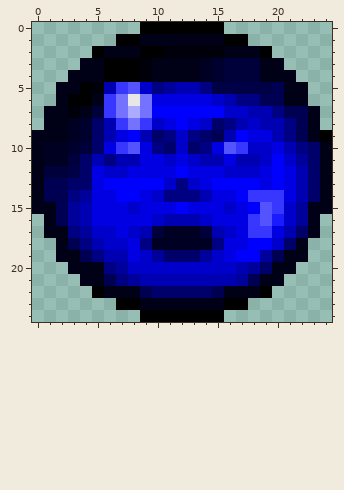
Edited in one commit: pixel-art sprite (Sprites/Pickups/PowerUps/SoulSphere/SOULC0.png). The picture above is the old version.
The file is 25x25 pixels.
And afterwards:
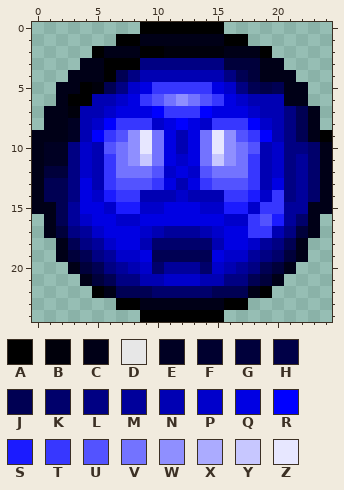
Palette (. is transparent): A #000000  B #00000b  C #000017  D #e7e7e7  E #000023  F #00002f  G #00003b  H #000047  J #000053  K #00006b  L #000083  M #00009b  N #0000b3  P #0000cb  Q #0000e3  R #0000ff  S #1b1bff  T #3737ff  U #5353ff  V #7373ff  W #8f8fff  X #ababff  Y #c7c7ff  Z #e7e7ff
What changed:
Changed rows in their new state; - is an unchanged pixel.
first column x 2:
 3 -------LLLLLLL-------
 4 -----JLNNNNNNNLJ-----
 5 ----JLPQTTTTTQPLJ----
 6 ---NNPQTUVWVUTQPNNN--
 7 --NNPQQQ-TTT-QQQP-NL-
 8 --NPR-T------TTTRP---
 9 --NRTUWZVQNQVZWUTR---
10 -LPNUVWZVQNQVZWVUNPL-
11 -LP-TVWYVQPQVYWVTNPL-
12 -LPNTVVVUPQPUVVVTNPLM
13 -LQNTUUUTQNQTUUUTNQLM
14 --QPSTTNNNPN-NTTSP-LM
15 --Q-PSSPP-Q-PPSSPT-M-
16 --P--PP-QQQQQ-PP---MK
17 G---Q-QPNMMMNPQ---NLG
18 ---M-Q-NKKKKKN--PMLJ-
19 -G--MPPQJJJJJQPPMLKG-
20 --GJ--N-KMMMK-NMLJG--
21 ---G--L--PPP--LL-G---
22 -----JJ-------JJ-----
